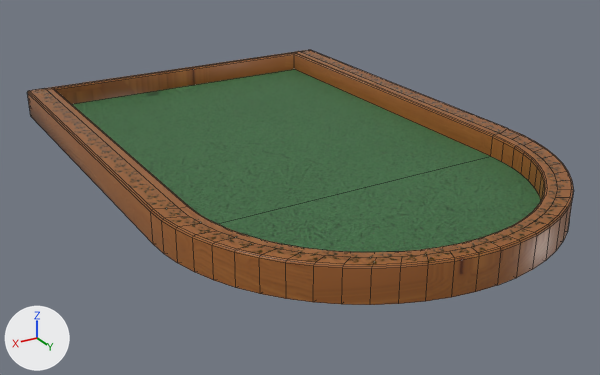
Before and after pictures for a commit that changed the FBX model Assets/models/PINBALL/1.fbx.
Camera for both pictures: a camera (50 mm lens) standing at (2.32, 2.85, 1.74) and looking at (0.02, -0.98, -0.18). Arrows for +X, +Y and +Z are at lower left; the lights stay in place. The first picture is the older version. Mesh edges are drawn as thin lines.

Before the edit, the objects in view are built like this:
```python
me_円柱_003 = bpy.data.meshes.new('円柱.003')
me_円柱_003.from_pydata(...)  # 346 vertices, 284 faces; spans x -1.12..1.12, y -2.72..0.63, z -0.05..0.13
# faces by material slot: [282, 2]
me_円柱_003.materials.append(mat_マテリアル_001)
me_円柱_003.materials.append(mat_マテリアル_005)
ob_1 = bpy.data.objects.new('1', me_円柱_003)
ob_1.location = (0.0, 0.0, 0.0)
```
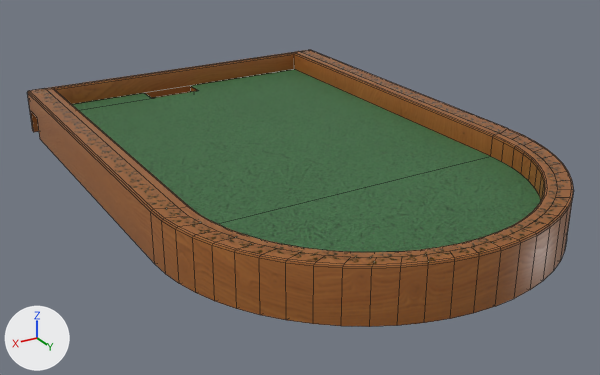
The newer file is also turned or shifted as a whole; pictures and numbers use the older file's frame.

Patch to the scene script:
```diff
--- a/Assets/models/PINBALL/1.fbx.py
+++ b/Assets/models/PINBALL/1.fbx.py
@@ me_円柱_003 @@
 # used by ob_1; location = (0.0, 0.0, 0.0)
-me_円柱_003.from_pydata(...)  # 346 vertices, 284 faces; spans x -1.12..1.12, y -2.72..0.63, z -0.05..0.13
+me_円柱_003.from_pydata(...)  # 380 vertices, 301 faces; spans x -1.12..1.12, y -2.72..0.63, z -0.15..0.13
+# me_円柱_003 part 1
+# 1 vertex is removed from x 1.0, y -0.44, z -0.05
+# 6 faces are deleted
+# 69 vertices in x -1.12..1.12, y -2.72..0.63, z -0.05 move by (0.0, 0.0, -0.1)
+# 35 vertices are added at x -0.05..1.12, y -2.68..-0.44, z -0.15..0.0
+# 21 new faces join them, mat_マテリアル_001
+# 2 new faces join them, mat_マテリアル_005
+# me_円柱_003 part 2: 164 kept faces spanning x -1.12..1.12, y -2.72..0.63, z -0.15..0.13 get new texture (UV) coordinates
 me_円柱_003.materials.append(mat_マテリアル_001)
```

Boxes (x1, y1, x2, y2) around the edits, measured in the pictures (600 x 375 px; the box of a moved part takes in the faces that stretch with it):
'1', reshaped (9% taller)
    before: (27, 50, 574, 305)
    after: (27, 50, 574, 327)
part 1 of me_円柱_003, moved or reshaped
    before: (28, 69, 572, 305)
    after: (28, 69, 572, 327)
part 2 of me_円柱_003, surface changed
    before: (55, 53, 568, 305)
    after: (55, 53, 568, 327)
